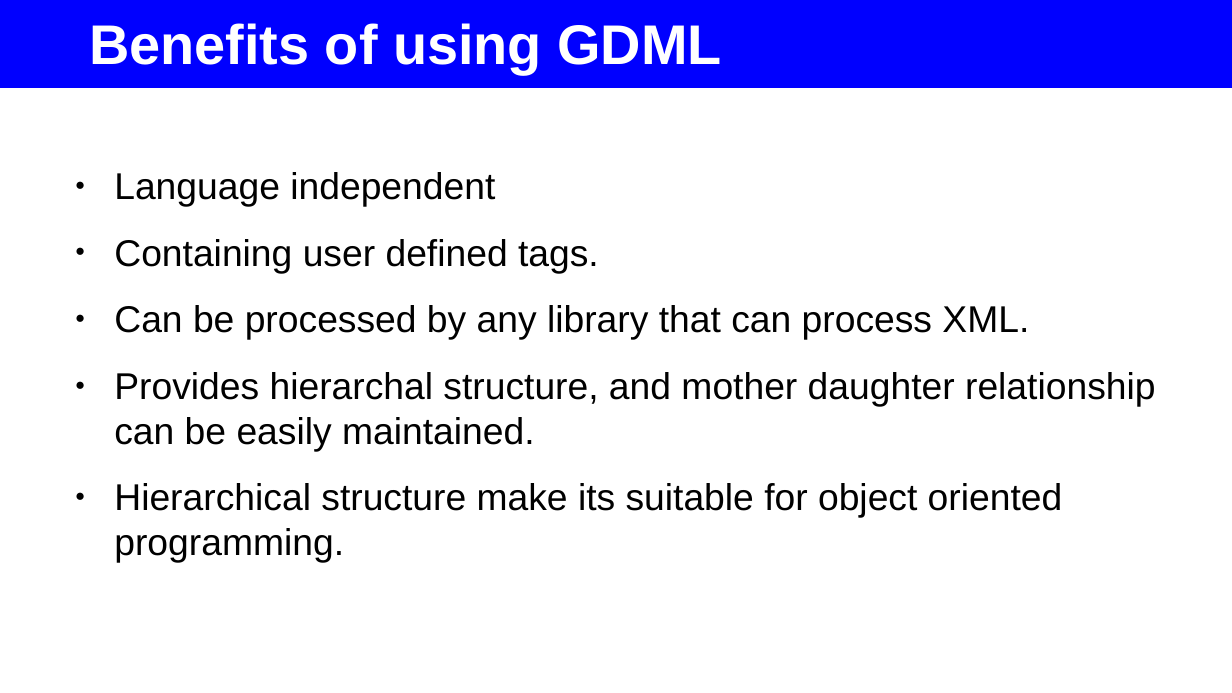
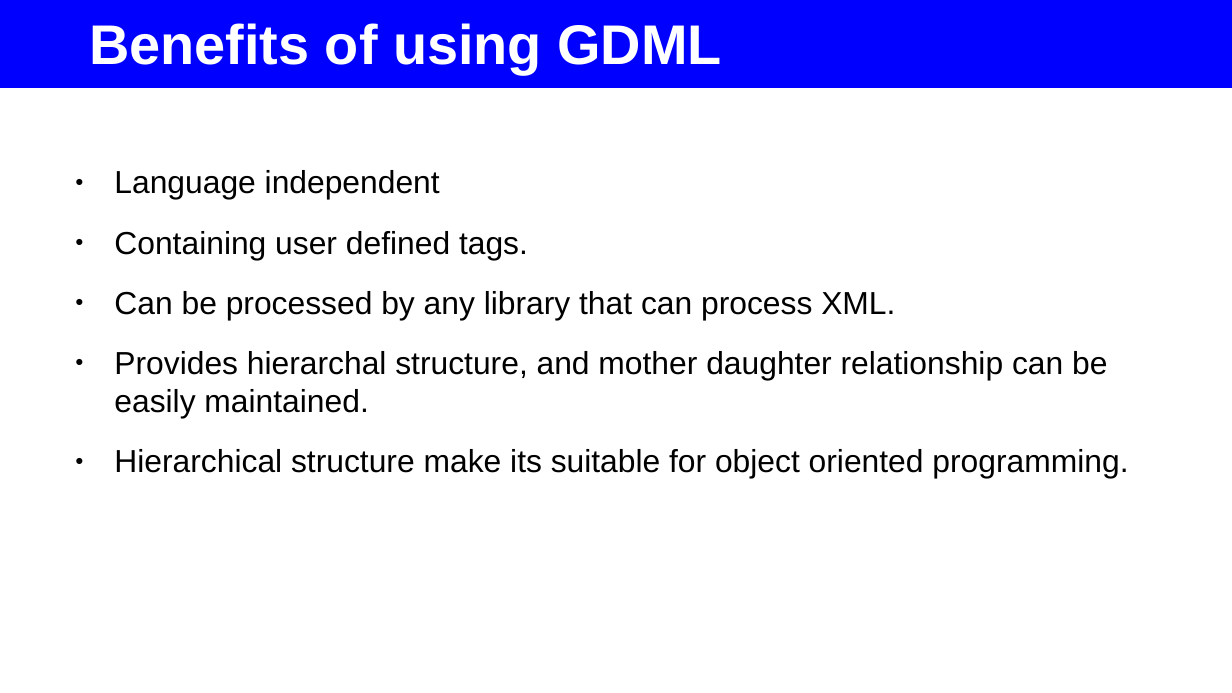
Before and after one commit to rsehgal/G4Simulations, a slide deck: slide 24 of Presentations/IntroductoryTalk_CU.pptx (slide 23 before the commit). Drawn at 1232x693 pixels with LibreOffice and Linux fonts; fonts in the diff are those of the drawing. Boxes give left, top, right and bottom in pixels: in the first picture for what was removed or moved away, otherwise in the second. Text is boxed around its words. In the diff, an @@ line names an element or a change of style, - is before the commit and + after.

```diff
--- a/Presentations/IntroductoryTalk_CU.pptx
+++ b/Presentations/IntroductoryTalk_CU.pptx
@@ text "Language independent" at bbox=[114, 170, 1128, 478]: size 24 to 20.5 pt @@
```
Also in this commit, not shown: 46 other slides changed, 1 slide added, 1 other file.
